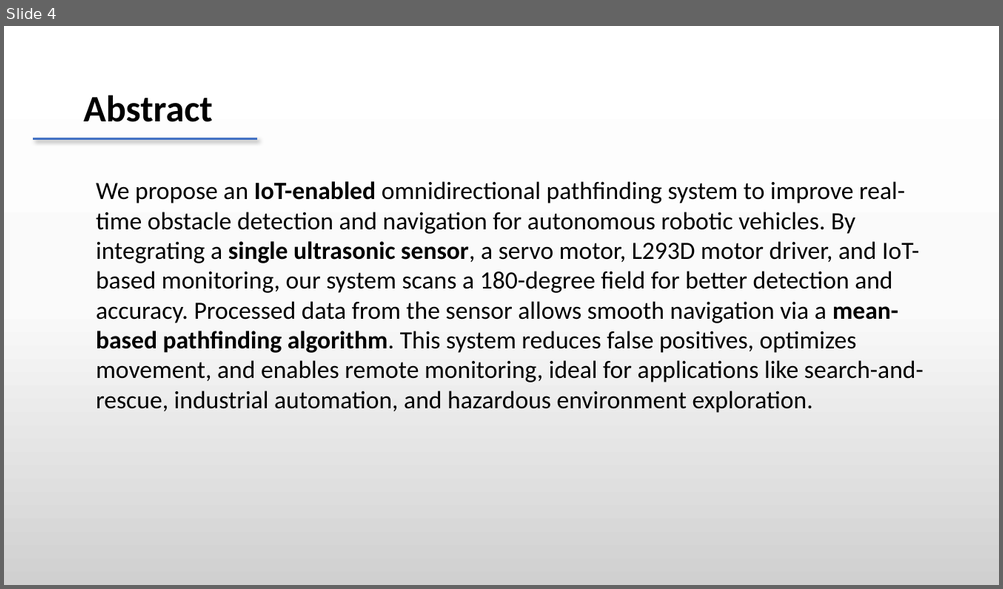
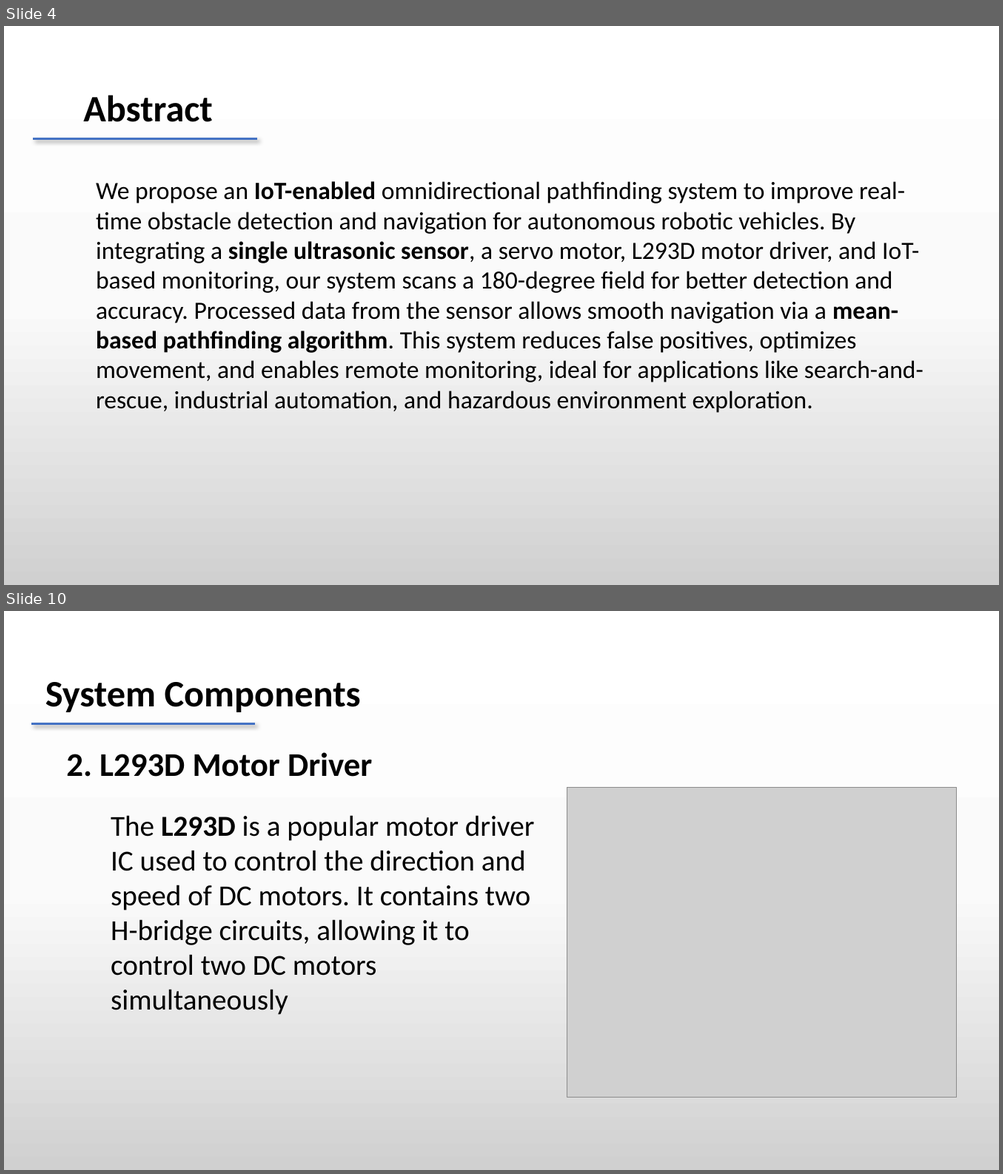
Before and after one commit to dheeraj78/project-4-2, a slide deck: Batch 8 .pptx. Shown one above the other, each under a label of ours: slide 4 before the commit, slides 4 and 10 after it; the slides between them are not shown. The pictures are 1003x589 and 1003x1174 pixels, drawn with LibreOffice and Linux fonts; fonts in the diff are those of the drawing; grey boxes stand for pictures. Boxes give left, top, right and bottom in pixels: in the first picture for what was removed or moved away, otherwise in the second. Text is boxed around its words. In the diff, an @@ line names an element or a change of style, - is before the commit and + after.

```diff
--- a/Batch 8 .pptx
+++ b/Batch 8 .pptx
@@ slide 10 added at [4, 611, 999, 1170], background gradient #FFFFFF to #FBFBFB to #D1D1D1 @@
@@ text added at [45, 682, 361, 712], 36 pt, text #000000, bold @@
+System Components
@@ line added from (31, 723) to (256, 723), #4472C4 2.25 pt @@
@@ text added at [66, 752, 372, 777], 32 pt, text #000000, bold @@
+2. L293D Motor Driver
@@ picture added at [567, 788, 957, 1098] @@
@@ text added at [111, 815, 535, 1015], 28 pt, text #000000 @@
+The L293D is a popular motor driver IC used to control the direction and speed of DC motors. It contains two H-bridge circuits, allowing it to control two DC motors simultaneously
```
Also in this commit, not shown: 1 slide changed, 12 other slides added, 1 slide removed.
